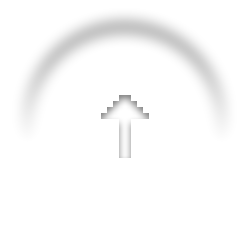
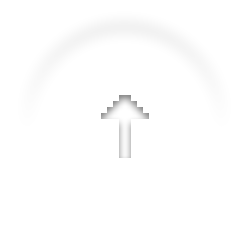
Layers edited between the first and the second 250×250 image:
pixels changed over 15, 10, 234, 138 (layer not identified)
